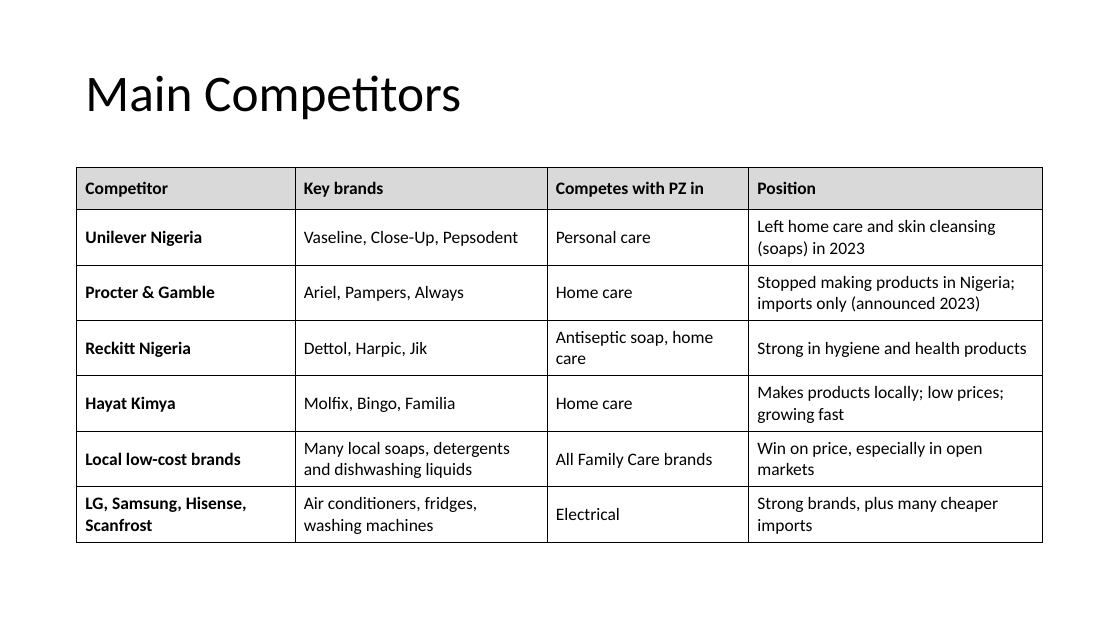
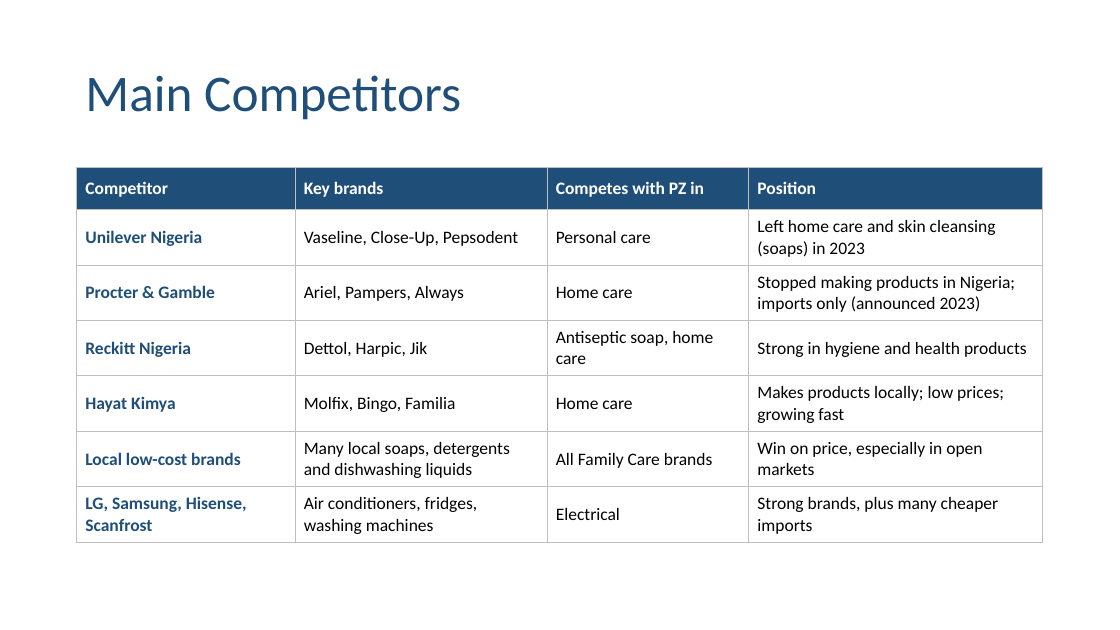
Before and after one commit to BadboyVee/BlackHoleeee, a slide deck: slide 10 of pz-analysis/PZ_Nigeria_Analysis.pptx. Drawn at 1120x630 pixels with LibreOffice and Linux fonts; fonts in the diff are those of the drawing. Boxes give left, top, right and bottom in pixels: in the first picture for what was removed or moved away, otherwise in the second. Text is boxed around its words. In the diff, an @@ line names an element or a change of style, - is before the commit and + after.

```diff
--- a/pz-analysis/PZ_Nigeria_Analysis.pptx
+++ b/pz-analysis/PZ_Nigeria_Analysis.pptx
@@ title "Main Competitors" at <box>85,75,461,120</box>: text colour #000000 to #1F4E79 @@
@@ table at <box>77,168,1044,543</box> @@
@@ fill #D9D9D9 to #1F4E79 in row 1 @@
@@ text colour #000000 to #FFFFFF in "Competitor", "Key brands", "Competes with PZ in", "Position" @@
@@ text colour #000000 to #1F4E79 in "Unilever Nigeria", "Procter & Gamble", "Reckitt Nigeria", "Hayat Kimya" and 2 more places @@
@@ borders changed @@
```
Also in this commit, not shown: 14 other slides changed, 3 other files.
